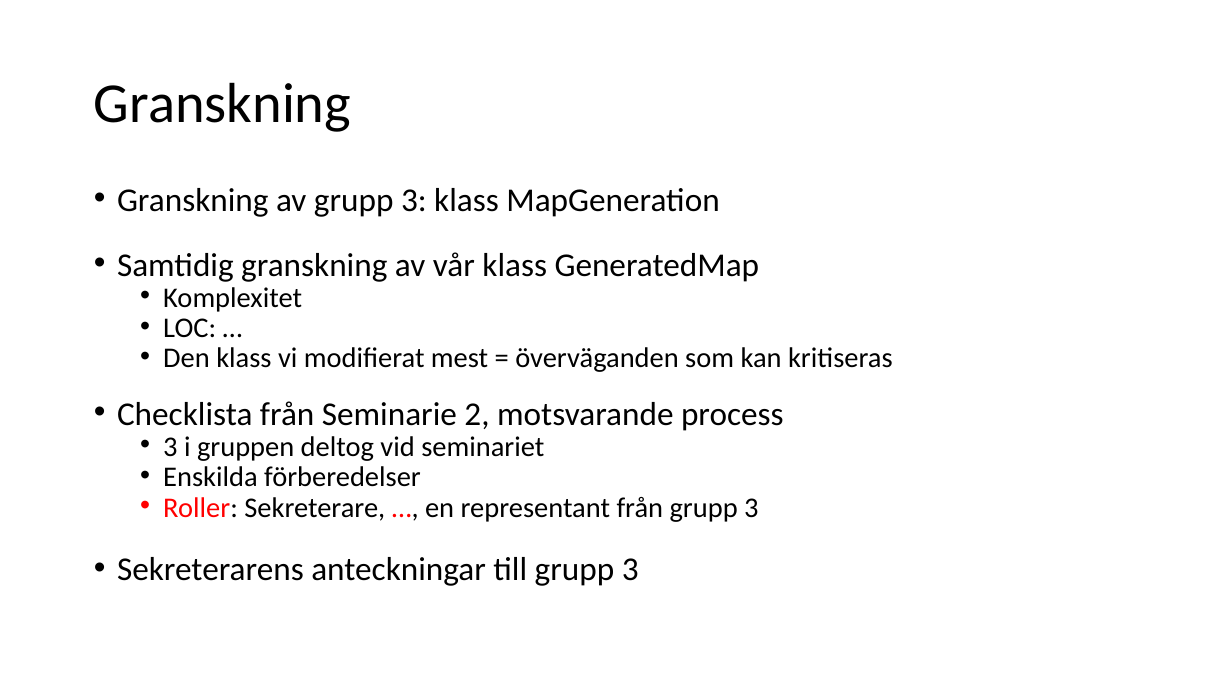
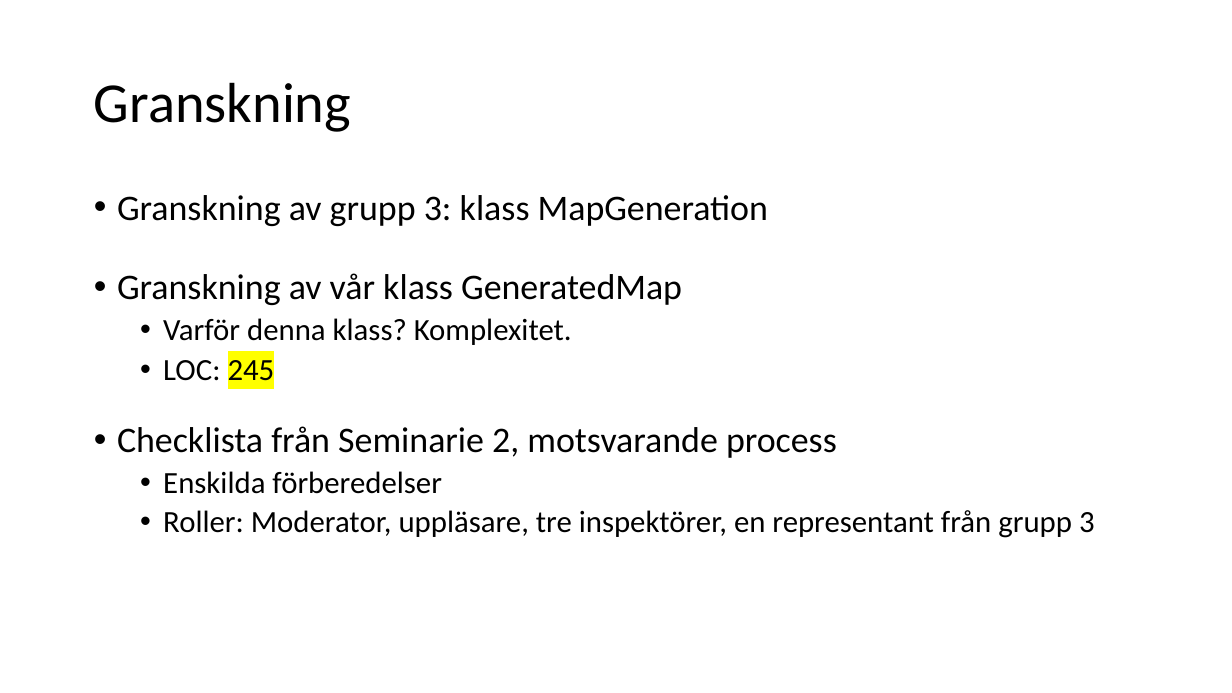
Before and after one commit to hampusidstam/InteGame, a slide deck: slide 27 of docs/Slutredovisning_grp5_v8.pptx. Drawn at 1232x693 pixels with LibreOffice and Linux fonts; fonts in the diff are those of the drawing. Boxes give left, top, right and bottom in pixels: in the first picture for what was removed or moved away, otherwise in the second. Text is boxed around its words. In the diff, an @@ line names an element or a change of style, - is before the commit and + after.

```diff
--- a/docs/Slutredovisning_grp5_v8.pptx
+++ b/docs/Slutredovisning_grp5_v8.pptx
@@ text at (117, 195, 837, 494): size 25.9 to 28 pt in "Granskning av grupp 3: klass MapGeneration", "Checklista från Seminarie 2, motsvarande process"; size 22.2 to 24 pt in "Enskilda förberedelser"; line spacing 0.7 to 0.9 @@
@@ text at (117, 273, 682, 388): text changed; size 22.2 to 24 pt @@
-• Samtidig granskning av vår klass GeneratedMap
-  • Komplexitet
-  • LOC: …
-  • Den klass vi modifierat mest = överväganden som kan kritiseras
+• Granskning av vår klass GeneratedMap
+  • Varför denna klass? Komplexitet.
+  • LOC: 245
@@ text at (163, 436, 544, 461): paragraph removed @@
-  • 3 i gruppen deltog vid seminariet
@@ text at (163, 510, 1095, 538): text changed; size 22.2 to 24 pt @@
-  • Roller: Sekreterare, …, en representant från grupp 3
-• Sekreterarens anteckningar till grupp 3
+  • Roller: Moderator, uppläsare, tre inspektörer, en representant från grupp 3
```
Also in this commit, not shown: 1 other slide changed, 1 slide added, 1 slide removed.
